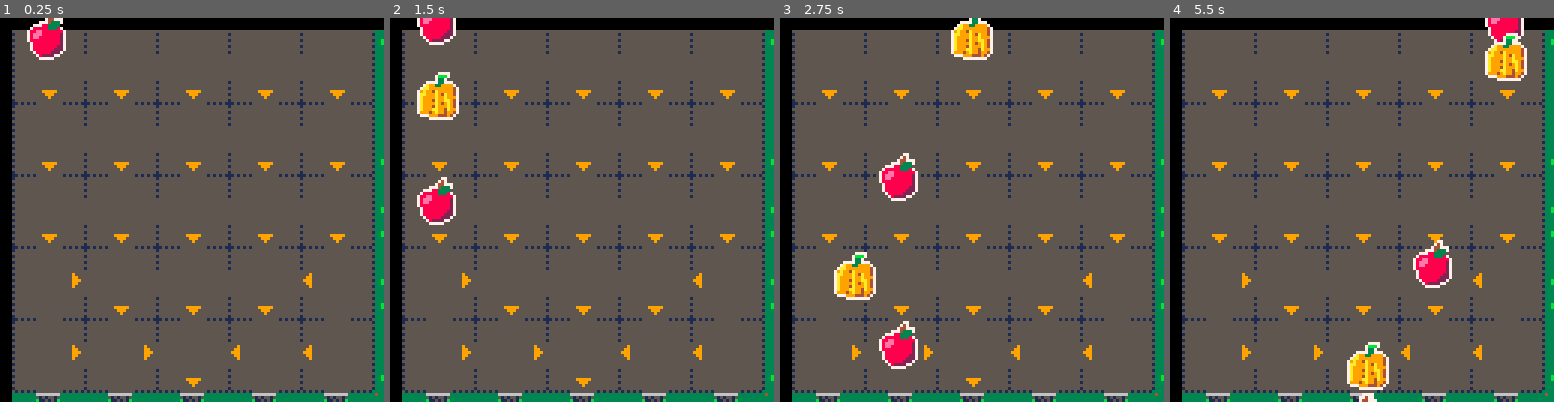
Above: before the commit, frames 1-4 (left to right).
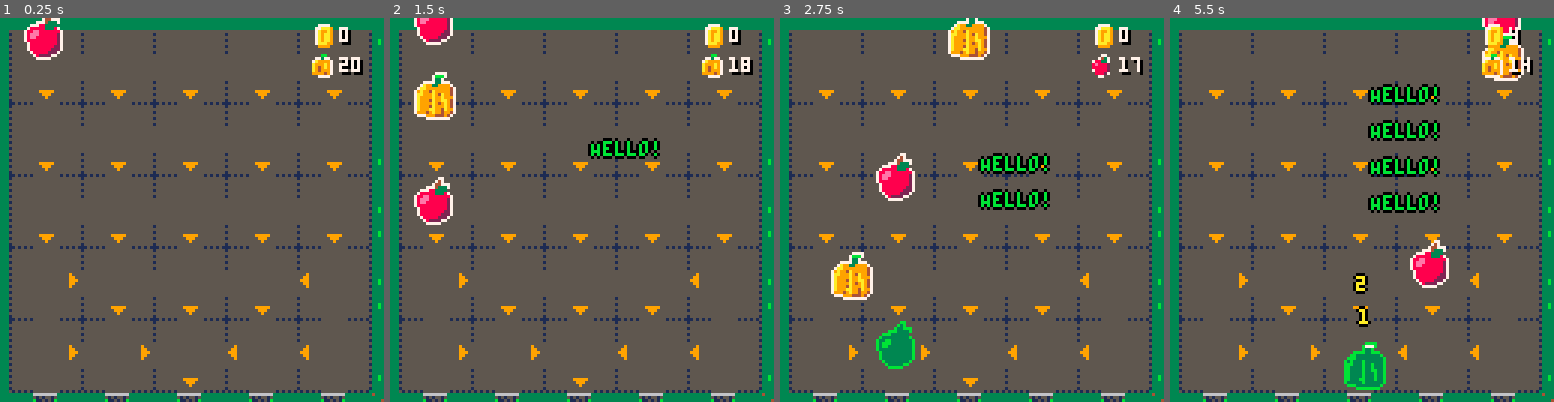
Above: after the commit, the same moments.

Repository: joeld42/ldjam_jovoc
Game: PICO-8 cartridge ld52_harvest/harvest.p8
The game is run twice, just before and just after one commit, with the same random seed, the same clock (stepped at 60 frames per second) and the same inputs.
Inputs:
- Up to frame 1 (0.25 s): no input
- Up to frame 2 (1.5 s): tap X (X key) at 0.33, 1.07 s; tap O (Z key) at 0.7 s
- Up to frame 3 (2.75 s): hold Right 1.6-2.1 s; tap O (Z key) at 1.7, 2.1, 2.5 s; tap X (X key) at 1.85 s; hold Right from 2.47 s (still down)
- Up to frame 4 (5.5 s): tap O (Z key) every 0.4 s from 2.9 to 5.3 s; tap X (X key) at 2.97, 4.08, 5.2 s; release Right at 3.03 s; hold Left 3.08-3.58 s; hold Right 4.02-4.68 s; hold Left from 5.08 s (still down)

The runs differ from the first frame. In frame 1, 15% of the frame differs, in the area x 0-100%, y 0-100%; in frame 2, 16%; in frame 3, 18%; in frame 4, 19%.

Commit message:
Score fruit

Diff:
--- a/ld52_harvest/code/harvest.lua
+++ b/ld52_harvest/code/harvest.lua
@@ -4,6 +4,11 @@
     cx = 0
     ctarg_x = 0
     cfruit = 64
+    nxtfruit = 66
+    vp = 0
+    fruitleft = 20
+
+    msgs = {}
 
     -- read the initial grid from the map
     grid={}
@@ -63,11 +68,22 @@
                 if gg == nil then
                     done = 1
                 else
+                    -- move to the next grid
                     f.nxcol = f.nxcol + gg.dx
                     f.nxrow = f.nxrow + gg.dy
+
+                    -- age the fruit
+                    f.age = f.age + 1
+                    if (f.age > 10) then
+                        -- todo spawn spoilage particles
+                        spawn_msg( f.sx-12, f.sy, "Spoiled!", 11 )
+                        return
+                    end
                 end
 
             else
+                -- Convert fruit to score
+                score_fruit(f)
                 done = 1
             end
         end
@@ -75,7 +91,20 @@
         yield()
     end
 
-    printh("Fruit done.")
+end
+
+function score_fruit( f )
+    local p = flr(rnd(3))+1
+    vp = vp + p
+    spawn_msg( f.sx+(rnd(12)-10), f.sy-10, tostr(p), 10 )
+end
+
+
+function spawn_msg( x,y, msg, c )
+    add( msgs, {
+        x=x, y=y, msg=msg, c=c,
+        age=0
+    })
 end
 
 -- grid cells --
@@ -93,6 +122,8 @@
         col=col, row=row,
         nxcol=col, nxrow=row,
         sx=sx, sy=sy,
+        age=0,
+        vp=1,
         tick=cocreate( fruit_update )
     }
     add( fruits, ff )
@@ -100,24 +131,57 @@
 end
 
 function draw_fruits()
+
+    local spoil_age = 6
     for f in all(fruits) do
-        spr( f.fnum, f.sx-8, f.sy-8, 2, 2 )
-    end
+        if f.age < spoil_age then
+            spr( f.fnum, f.sx-8, f.sy-8, 2, 2 )
+        end
+    end
+
+    -- draw fruits about to spoil with a different palette
+    pal( { [0]=3,3,3,3,  3,3,11,11,  3,3,11,7,  11,11,11,11 })
+    for f in all(fruits) do
+        if f.age >= spoil_age then
+            spr( f.fnum, f.sx-8, f.sy-8, 2, 2 )
+        end
+    end
+
+    pal()
+
 end
 
 function draw_dropfruit()
     spr( cfruit, cx-8, -abs(1.0-pulse)*4  , 2, 2 )
 end
 
+function draw_msgs()
+    local active_msgs = {}
+    for m in all(msgs) do
+        if (m.age < 30) or (m.age & 2 ==0) then
+            print( m.msg, m.x-1, m.y, 0 )
+            print( m.msg, m.x, m.y-1, 0 )
+            print( m.msg, m.x+1, m.y, 0 )
+            print( m.msg, m.x, m.y+1, 0 )
+
+            print( m.msg, m.x, m.y, m.c )
+        end
+        m.age += 1
+        m.y -= 1
+        if m.age < 45 then
+            add( active_msgs, m )
+        end
+    end
+    msgs = active_msgs
+end
+
 -- main stuff --
 
 function lerp(a,b,t)
     return a*(1.0-t) + b*t
 end
 
-function _update()
-
-    -- drop cursor
+function fruit_cursor()
     pulse = sin(time()*2)
     ctarg_x, ctarg_y = grid_pos( slot, 0)
     cx = lerp(cx, ctarg_x, 0.5 )
@@ -132,18 +196,38 @@
     end
 
     if (btnp(5)) then
+
         make_fruit( cfruit,  slot,0, cx, 0)
-        cfruit += 2
-        if cfruit > 66 then cfruit=64 end
-    end
-    --printh( "slot" .. slot )
+
+        fruitleft -= 1
+
+        cfruit = nxtfruit
+        nxtfruit += 2
+        if nxtfruit > 66 then nxtfruit=64 end
+    end
+
+end
+
+function _update()
+
+    -- drop cursor
+    if fruitleft > 0 then fruit_cursor() end
+
+
+    if (btnp(4)) then
+        spawn_msg( 64, 64, "Hello!", 11 )
+    end
 
     -- fruit update
+    local active_fruits = {}
     for f in all(fruits) do
         if costatus( f.tick) != "dead" then
             assert(coresume(f.tick))
-        end
-    end
+            add( active_fruits, f )
+        end
+    end
+    fruits = active_fruits
+    --printh( tostr(#fruits) .. " active" )
 
 
 end
@@ -151,14 +235,33 @@
 function _draw()
 
     -- map part
-    camera( -4, 0)
-    cls()
+    camera( -3, 0)
+    cls(3)
     map(0,16,0,4)
 
     -- player sprite
 
-    draw_dropfruit()
+    if (fruitleft > 0 ) then
+        draw_dropfruit()
+    end
     draw_fruits()
+    draw_msgs()
+
+    -- hud VP (coins)
+    spr( 16, 100, 2 )
+    local cc = tostr(vp)
+    print( cc, 111, 4, 0 )
+    print( cc, 110, 3, 7 )
+
+    -- fruit left
+    if fruitleft > 0 then
+        local sx, sy = (nxtfruit % 16) * 8, flr(nxtfruit \ 16) * 8
+        --spr( nxtfruit, 100, 2 )
+        sspr( sx, sy, 16, 16, 100, 12, 8, 8 )
+        local fl = tostr(fruitleft)
+        print( fl, 111, 14, 0 )
+        print( fl, 110, 13, 7 )
+    end
 
     -- dbg
     -- for i=0,4 do
--- a/ld52_harvest/harvest.p8
+++ b/ld52_harvest/harvest.p8
@@ -12,14 +12,14 @@
 00700700333333333334333334433333444444445444944444444444d5555d55d55d555555d55d5555d55d551111111111111111155555555555555555555555
 00000000333333333433334334433433444444445444444449444444d5555dd555dd555555555555555555551111112111221111555555555555555555555555
 00000000333333333333333334333333444444444444924444244444d5555ddddddd555555555555555555551221111111221112155555555555555555555555
-00000000000000000000000000000000000000004444444444444444d55555ddddd5555555d55d55d5d555551221211111111111555555555151515153333333
-00000000000000000000000000000000000000004444444444444449d555555ddd55555555555555555555551111111121111221155555553333333313333333
-00000000000000000000000000000000000000004444944449244449d5555d55d55d555555555555555555551221211111111221555555553333333353333333
-00000000000000000000000000000000000000004444424444244449d5555dd555dd555555555d5555d555551221111111211111155555553333333313333333
-00000000000000000000000000000000000000004444444444444493d5555ddddddd555555555555555555551111111111111111555555553333333353333333
-00000000000000000000000000000000000000003444944449444493d55555ddddd5555555555555555555551112211112221121155555553333333313333333
-00000000000000000000000000000000000000003344924444244933d555555ddd55555555555555555555551111112111122121555555553333333353333333
-00000000000000000000000000000000000000003344444444449333d5555555d55555555dddddddddddddd52122221211211111155555553333333313333333
+00077770000000000000000000000000000000004444444444444444d55555ddddd5555555d55d55d5d555551221211111111111555555555151515153333333
+0077aaa9000000000000000000000000000000004444444444444449d555555ddd55555555555555555555551111111121111221155555553333333313333333
+007a99a9000000000000000000000000000000004444944449244449d5555d55d55d555555555555555555551221211111111221555555553333333353333333
+007a9aa9000000000000000000000000000000004444424444244449d5555dd555dd555555555d5555d555551221111111211111155555553333333313333333
+007a9aa9000000000000000000000000000000004444444444444493d5555ddddddd555555555555555555551111111111111111555555553333333353333333
+007a9aa9000000000000000000000000000000003444944449444493d55555ddddd5555555555555555555551112211112221121155555553333333313333333
+007aaa99000000000000000000000000000000003344924444244933d555555ddd55555555555555555555551111112111122121555555553333333353333333
+00099990000000000000000000000000000000003344444444449333d5555555d55555555dddddddddddddd52122221211211111155555553333333313333333
 000000000000000000000000000000003344b33344444333433b43335dddddd555dddddd5dddddd555dddddd5555555555555555555555555333333333333333
 00000000000000000000000000000000b44944444494444444434443d555555555555555d5555555555555555555555555595555155555551333333333333333
 0000000000000000000000000000000044411111b394454444449944d5555ddddddd5555d5555dddddd5555555555555559995555555555553333b333b333333
